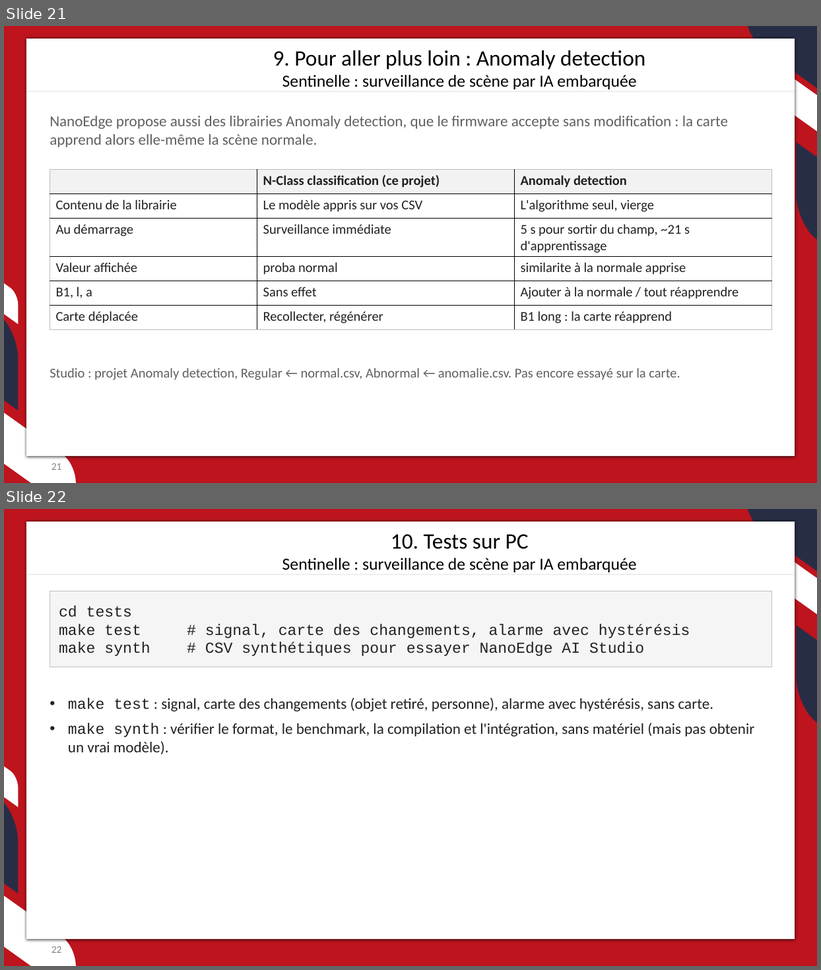
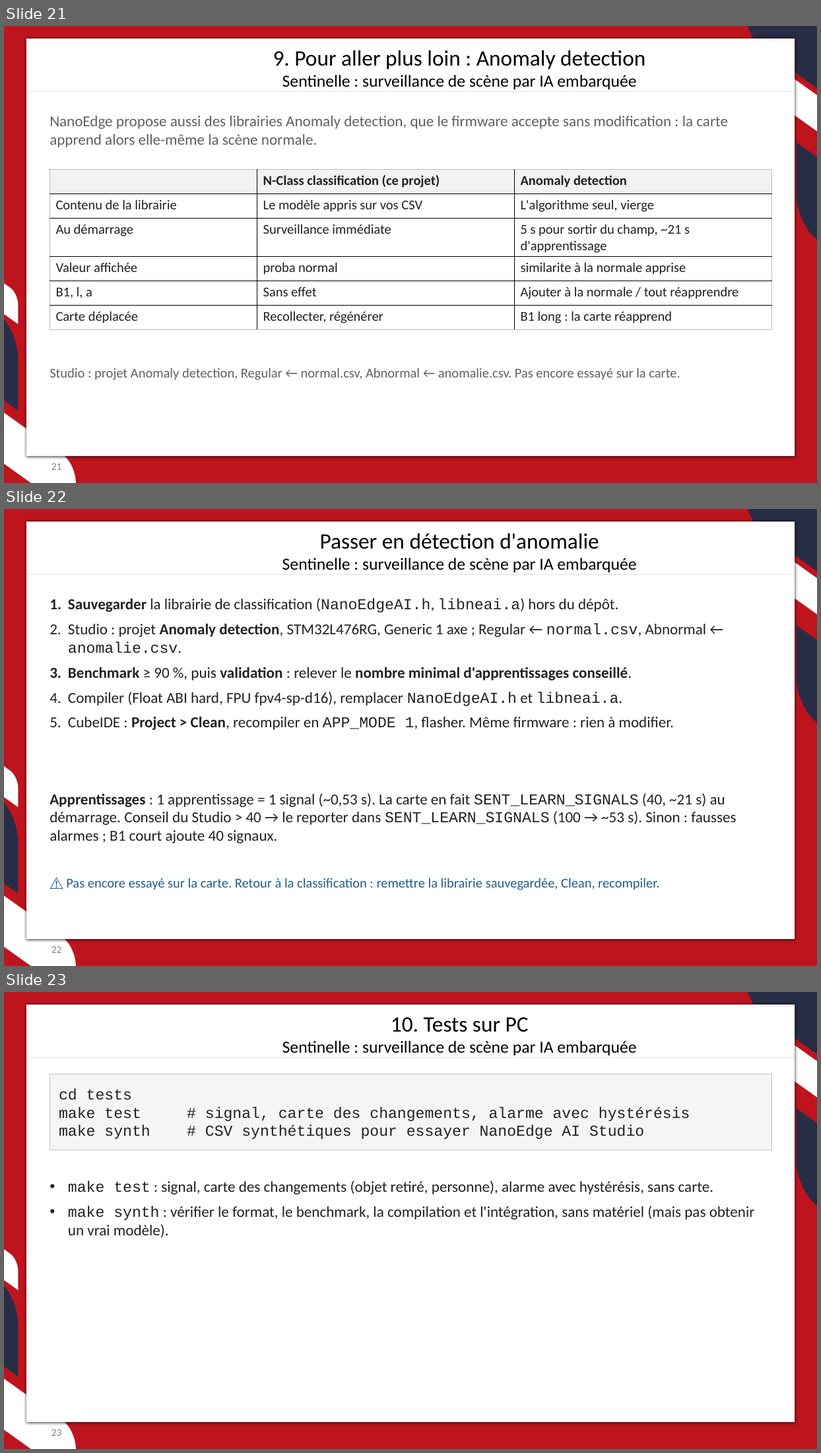
Before and after one commit to JC-Toussaint/ST_Phelma_Hackathon, a slide deck: sentinelle/sentinelle.pptx. Shown one above the other, each under a label of ours: slides 21 and 22 before the commit, slides 21, 22 and 23 after it. The pictures are 821x970 and 821x1453 pixels, drawn with LibreOffice and Linux fonts; fonts in the diff are those of the drawing; background and template pictures are left out. Boxes give left, top, right and bottom in pixels: in the first picture for what was removed or moved away, otherwise in the second. Text is boxed around its words. In the diff, an @@ line names an element or a change of style, - is before the commit and + after.

```diff
--- a/sentinelle/sentinelle.pptx
+++ b/sentinelle/sentinelle.pptx
@@ slide 22 added at (4,509,817,966), background #FFFFFF; not listed: 8 template elements that a slide beside it also shows @@
@@ text added at (283,533,636,572), 20 pt, text #000000 @@
+Passer en détection d'anomalie
+Sentinelle : surveillance de scène par IA embarquée
@@ line added from (26, 574) to (795, 574), #BFBFBF 0.5 pt @@
@@ text added at (68,598,707,730), 18 pt, text #212121 @@
+1. Sauvegarder la librairie de classification (NanoEdgeAI.h, libneai.a) hors du dépôt.
+2. Studio : projet Anomaly detection, STM32L476RG, Generic 1 axe ; Regular ← normal.csv, Abnormal ← anomalie.csv.
+3. Benchmark ≥ 90 %, puis validation : relever le nombre minimal d'apprentissages conseillé.
+4. Compiler (Float ABI hard, FPU fpv4-sp-d16), remplacer NanoEdgeAI.h et libneai.a.
+5. CubeIDE : Project > Clean, recompiler en APP_MODE 1, flasher. Même firmware : rien à modifier.
@@ text added at (50,793,736,844), 18 pt, text #212121 @@
+Apprentissages : 1 apprentissage = 1 signal (~0,53 s). La carte en fait SENT_LEARN_SIGNALS (40, ~21 s) au démarrage. Conseil du Studio > 40 → le reporter dans SENT_LEARN_SIGNALS (100 → ~53 s). Sinon : fausses alarmes ; B1 court ajoute 40 signaux.
@@ text added at (66,878,659,890), 16 pt, text #1F5F8B @@
+⚠ Pas encore essayé sur la carte. Retour à la classification : remettre la librairie sauvegardée, Clean, recompiler.
@@ page number added at (52,947,62,953), 12 pt, text #808080 @@
+22
@@ what was slide 22 is now slide 23 @@
@@ page number at (52,1430,62,1436): text changed @@
-22
+23
```
Also in this commit, not shown: 1 other file.
